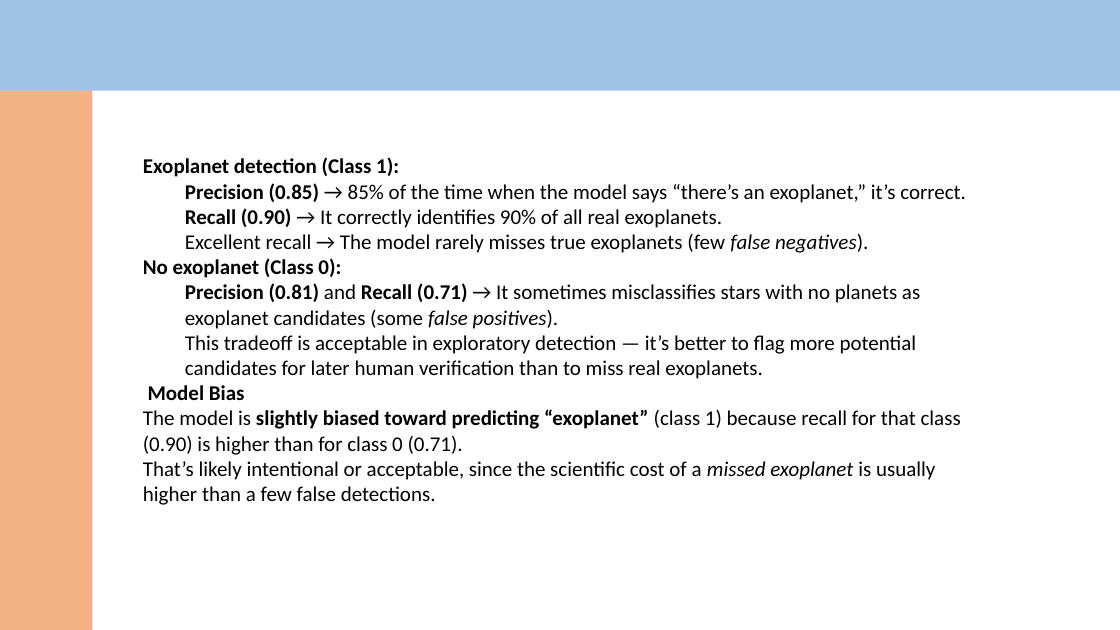
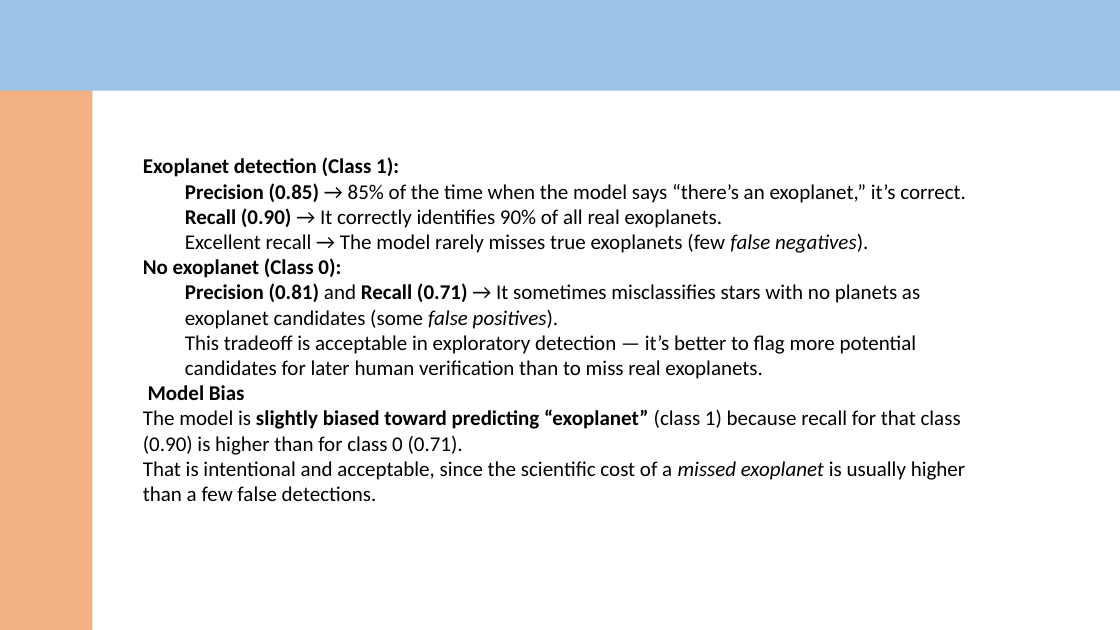
Before and after one commit to purvanshu-garg/Grasping-NASA-Hackathon-, a slide deck: slide 4 of presentation exoplanets detecting models.pptx. Drawn at 1120x630 pixels with LibreOffice and Linux fonts; fonts in the diff are those of the drawing. Boxes give left, top, right and bottom in pixels: in the first picture for what was removed or moved away, otherwise in the second. Text is boxed around its words. In the diff, an @@ line names an element or a change of style, - is before the commit and + after.

Commit message:
Update

```diff
--- a/presentation exoplanets detecting models.pptx
+++ b/presentation exoplanets detecting models.pptx
@@ text at (x1=143, y1=461, x2=965, y2=501): text changed @@
-That’s likely intentional or acceptable, since the scientific cost of a missed exoplanet is usually higher than a few false detections.
+That is intentional and acceptable, since the scientific cost of a missed exoplanet is usually higher than a few false detections.
```
